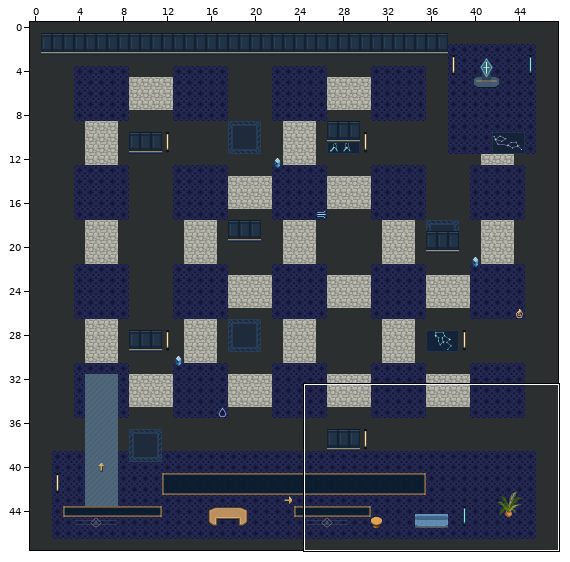
Tiled map (JSON): maps/preview/comet-maze.tmj. The first picture is a wide view before the edit; the outline marks the close-up.
Close-up. The starting point:
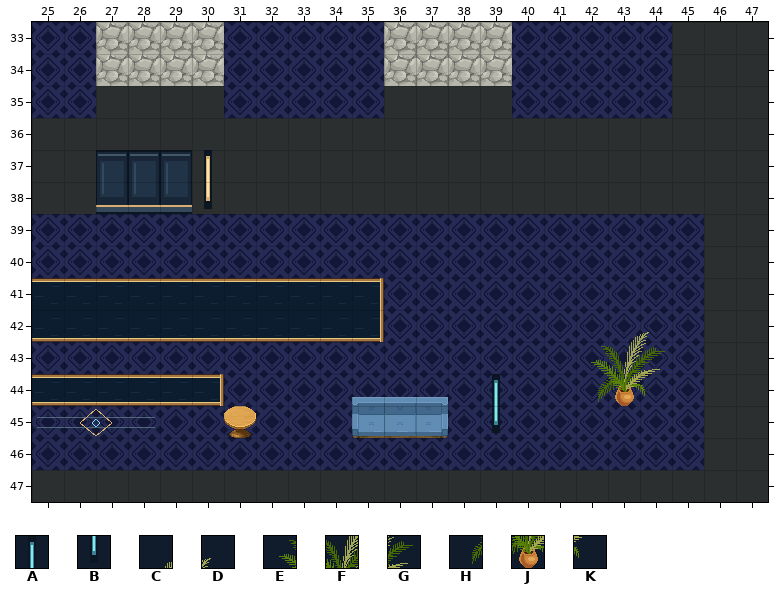
Cells are 32x32 px. Shown: x 25..47, y 33..47. The commit also changed other parts of the map, which this record leaves out.
Key: from "art-3": A 13, B 29; from "art-7": C 61, D 62, E 72, F 73, G 74, H 84, J 85, K 86.
_ is an empty cell.
Layers that did not change in this view are not listed.
Layer "scenery-aboveAvatar-0" before, first column x 38:
40 __________
41 __________
42 _____CD___
43 ____EFG___
44 ____HJK___
45 __________
46 __________
47 __________
And afterwards:
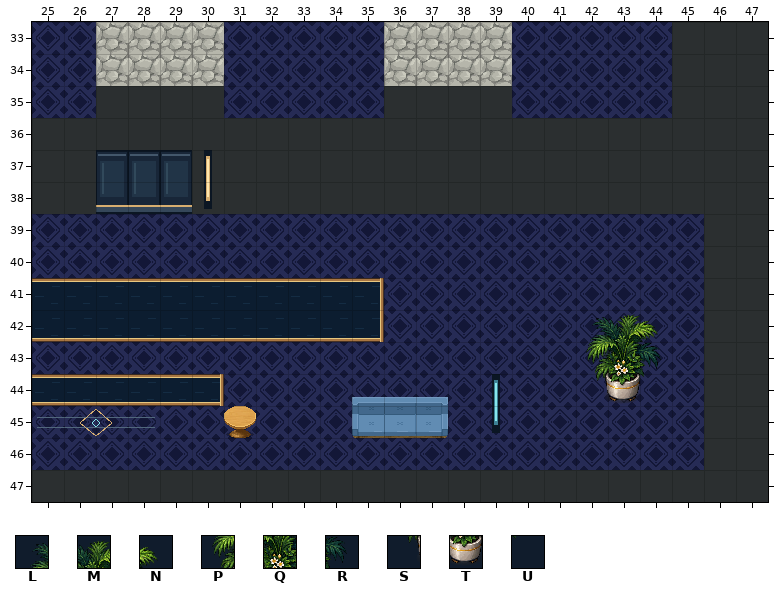
Further tiles: from "world-ambient-plants": L 0, M 1, N 2, P 3, Q 4, R 5, S 6, T 7, U 8.
Difference:
Changed rows in their new state; . is an unchanged cell.
Layer "scenery-belowAvatar-0":
first column x 42:
44 STU
Layer "scenery-aboveAvatar-0":
first column x 42:
42 LMN
43 PQR
44 ___
Pixel boxes of the changes (left, top, right, bottom) in both close-ups:
changed: (586, 314, 665, 406)
